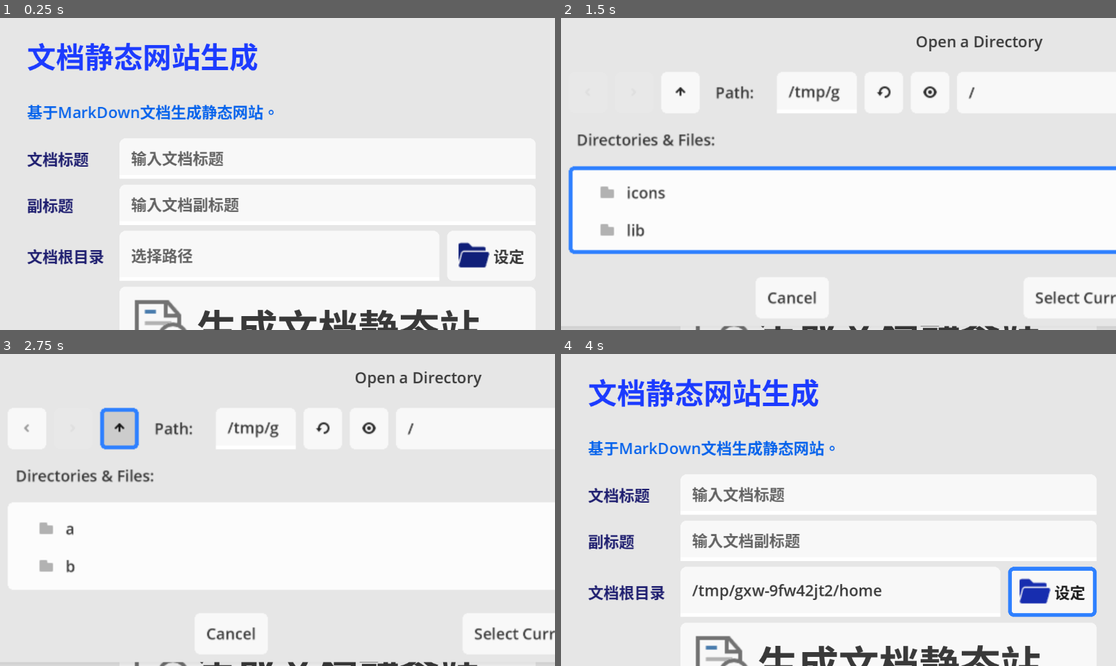
Above: before the commit, frames 1-4 (two rows, left to right).
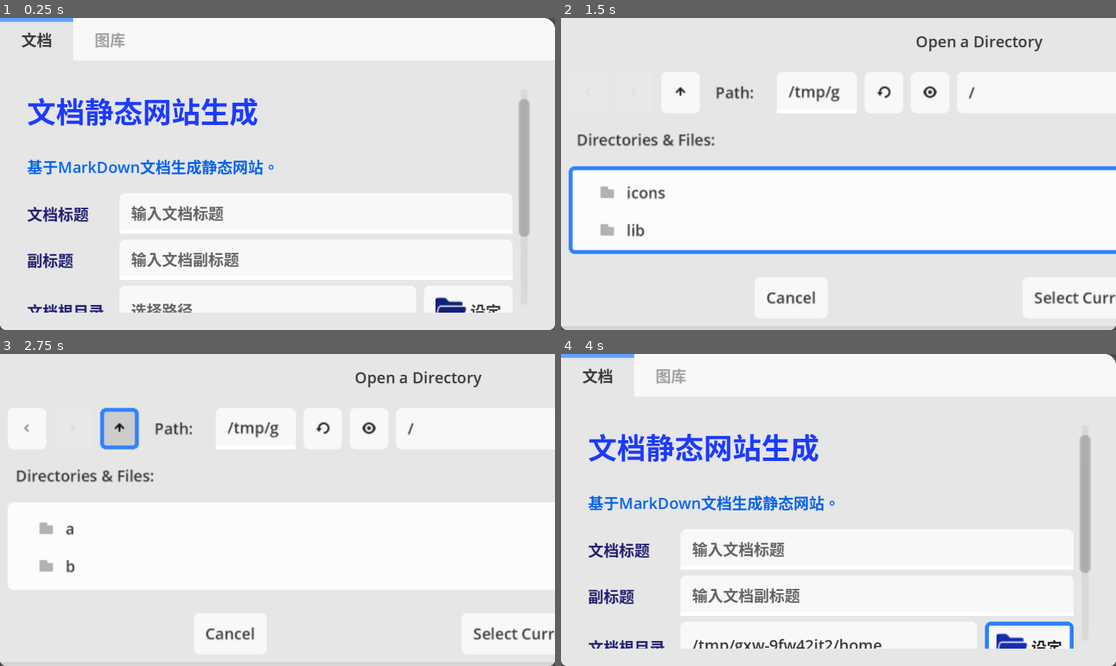
Above: after the commit, the same moments.

Repository: xun69/Godot-static-website-generator
Game: Godot game, scene res://main.tscn
The game is run twice, just before and just after one commit, with the same random seed, the same clock (stepped at 60 frames per second) and the same inputs.
Inputs (mouse positions are in pixels of both pictures, inside the frame that each line leads up to):
- Up to frame 1 (0.25 s): no input
- Up to frame 2 (1.5 s): click "设定" at 0.5 s; click (888, 326) at 1.25 s, where only the run before the commit has a clickable "生成文档静态站"
- Up to frame 3 (2.75 s): click (122, 428) at 2 s
- Up to frame 4 (4 s): click (683, 428) at 2.75 s; click "Select Current Folder" at 3.5 s

The runs differ from the first frame. In frame 1, 15% of the frame differs, in the area x 0-100%, y 0-100%; in frame 2, 0.9%; in frame 3, 0.9%; in frame 4, 16%.

Commit message:
添加ScrollContainer
为选项卡下的内容添加滚动

Diff:
--- a/main.tscn
+++ b/main.tscn
@@ -1520,69 +1520,74 @@
 [node name="文档" type="PanelContainer" parent="Tab"]
 layout_mode = 2
 
-[node name="VBox" type="VBoxContainer" parent="Tab/文档"]
-layout_mode = 2
-
-[node name="Label" type="Label" parent="Tab/文档/VBox"]
+[node name="Scroll" type="ScrollContainer" parent="Tab/文档"]
+layout_mode = 2
+
+[node name="VBox" type="VBoxContainer" parent="Tab/文档/Scroll"]
+layout_mode = 2
+size_flags_horizontal = 3
+size_flags_vertical = 3
+
+[node name="Label" type="Label" parent="Tab/文档/Scroll/VBox"]
 layout_mode = 2
 text = "文档静态网站生成"
 label_settings = SubResource("LabelSettings_hn3g0")
 
-[node name="Label2" type="Label" parent="Tab/文档/VBox"]
+[node name="Label2" type="Label" parent="Tab/文档/Scroll/VBox"]
 layout_mode = 2
 text = "基于MarkDown文档生成静态网站。"
 label_settings = SubResource("LabelSettings_d03v4")
 
-[node name="Grid" type="GridContainer" parent="Tab/文档/VBox"]
+[node name="Grid" type="GridContainer" parent="Tab/文档/Scroll/VBox"]
 layout_mode = 2
 columns = 2
 
-[node name="lab" type="Label" parent="Tab/文档/VBox/Grid"]
+[node name="lab" type="Label" parent="Tab/文档/Scroll/VBox/Grid"]
 layout_mode = 2
 text = "文档标题"
 label_settings = SubResource("LabelSettings_3xlqv")
 
-[node name="docNameTxt" type="LineEdit" parent="Tab/文档/VBox/Grid"]
+[node name="docNameTxt" type="LineEdit" parent="Tab/文档/Scroll/VBox/Grid"]
 unique_name_in_owner = true
 layout_mode = 2
 size_flags_horizontal = 3
 placeholder_text = "输入文档标题"
 
-[node name="lab2" type="Label" parent="Tab/文档/VBox/Grid"]
+[node name="lab2" type="Label" parent="Tab/文档/Scroll/VBox/Grid"]
 layout_mode = 2
 text = "副标题"
 label_settings = SubResource("LabelSettings_3xlqv")
 
-[node name="subTitleTxt" type="LineEdit" parent="Tab/文档/VBox/Grid"]
+[node name="subTitleTxt" type="LineEdit" parent="Tab/文档/Scroll/VBox/Grid"]
 unique_name_in_owner = true
 layout_mode = 2
 size_flags_horizontal = 3
 placeholder_text = "输入文档副标题"
 
-[node name="lab3" type="Label" parent="Tab/文档/VBox/Grid"]
+[node name="lab3" type="Label" parent="Tab/文档/Scroll/VBox/Grid"]
 layout_mode = 2
 text = "文档根目录"
 label_settings = SubResource("LabelSettings_3xlqv")
 
-[node name="HBox" type="HBoxContainer" parent="Tab/文档/VBox/Grid"]
+[node name="HBox" type="HBoxContainer" parent="Tab/文档/Scroll/VBox/Grid"]
 layout_mode = 2
 size_flags_horizontal = 3
 
-[node name="rootDirTxt" type="LineEdit" parent="Tab/文档/VBox/Grid/HBox"]
+[node name="rootDirTxt" type="LineEdit" parent="Tab/文档/Scroll/VBox/Grid/HBox"]
 unique_name_in_owner = true
 layout_mode = 2
 size_flags_horizontal = 3
 placeholder_text = "选择路径"
 
-[node name="setDirBtn" type="Button" parent="Tab/文档/VBox/Grid/HBox"]
+[node name="setDirBtn" type="Button" parent="Tab/文档/Scroll/VBox/Grid/HBox"]
 layout_mode = 2
 text = "设定"
 icon = ExtResource("2_3yg2x")
 
-[node name="Label" type="Control" parent="Tab/文档/VBox/Grid"]
-layout_mode = 2
-
-[node name="createDocBtn" type="Button" parent="Tab/文档/VBox/Grid"]
+[node name="Label" type="Control" parent="Tab/文档/Scroll/VBox/Grid"]
+layout_mode = 2
+
+[node name="createDocBtn" type="Button" parent="Tab/文档/Scroll/VBox/Grid"]
 layout_mode = 2
 theme_override_font_sizes/font_size = 42
 text = "生成文档静态站"
@@ -1593,89 +1598,94 @@
 visible = false
 layout_mode = 2
 
-[node name="VBox" type="VBoxContainer" parent="Tab/图库"]
-layout_mode = 2
-
-[node name="Label" type="Label" parent="Tab/图库/VBox"]
+[node name="Scroll" type="ScrollContainer" parent="Tab/图库"]
+layout_mode = 2
+
+[node name="VBox" type="VBoxContainer" parent="Tab/图库/Scroll"]
+layout_mode = 2
+size_flags_horizontal = 3
+size_flags_vertical = 3
+
+[node name="Label" type="Label" parent="Tab/图库/Scroll/VBox"]
 layout_mode = 2
 text = "图片库静态网站生成"
 label_settings = SubResource("LabelSettings_hn3g0")
 
-[node name="Label2" type="Label" parent="Tab/图库/VBox"]
+[node name="Label2" type="Label" parent="Tab/图库/Scroll/VBox"]
 layout_mode = 2
 text = "基于本地图片文件夹生成静态图片库网站"
 label_settings = SubResource("LabelSettings_d03v4")
 
-[node name="Grid" type="GridContainer" parent="Tab/图库/VBox"]
+[node name="Grid" type="GridContainer" parent="Tab/图库/Scroll/VBox"]
 layout_mode = 2
 columns = 2
 
-[node name="lab" type="Label" parent="Tab/图库/VBox/Grid"]
+[node name="lab" type="Label" parent="Tab/图库/Scroll/VBox/Grid"]
 layout_mode = 2
 text = "标题"
 label_settings = SubResource("LabelSettings_3xlqv")
 
-[node name="albumNameTxt" type="LineEdit" parent="Tab/图库/VBox/Grid"]
+[node name="albumNameTxt" type="LineEdit" parent="Tab/图库/Scroll/VBox/Grid"]
 unique_name_in_owner = true
 layout_mode = 2
 size_flags_horizontal = 3
 placeholder_text = "输入网站标题"
 
-[node name="lab3" type="Label" parent="Tab/图库/VBox/Grid"]
+[node name="lab3" type="Label" parent="Tab/图库/Scroll/VBox/Grid"]
 layout_mode = 2
 text = "图库根目录"
 label_settings = SubResource("LabelSettings_3xlqv")
 
-[node name="HBox" type="HBoxContainer" parent="Tab/图库/VBox/Grid"]
+[node name="HBox" type="HBoxContainer" parent="Tab/图库/Scroll/VBox/Grid"]
 layout_mode = 2
 size_flags_horizontal = 3
 
-[node name="alnumRootDirTxt" type="LineEdit" parent="Tab/图库/VBox/Grid/HBox"]
+[node name="alnumRootDirTxt" type="LineEdit" parent="Tab/图库/Scroll/VBox/Grid/HBox"]
 unique_name_in_owner = true
 layout_mode = 2
 size_flags_horizontal = 3
 placeholder_text = "选择路径"
 
-[node name="albumSetDirBtn" type="Button" parent="Tab/图库/VBox/Grid/HBox"]
+[node name="albumSetDirBtn" type="Button" parent="Tab/图库/Scroll/VBox/Grid/HBox"]
 layout_mode = 2
 text = "设定"
 icon = ExtResource("2_3yg2x")
 
-[node name="lab2" type="Label" parent="Tab/图库/VBox/Grid"]
+[node name="lab2" type="Label" parent="Tab/图库/Scroll/VBox/Grid"]
 layout_mode = 2
 text = "图片文件夹"
 label_settings = SubResource("LabelSettings_3xlqv")
 
-[node name="imgDirNameTxt" type="LineEdit" parent="Tab/图库/VBox/Grid"]
+[node name="imgDirNameTxt" type="LineEdit" parent="Tab/图库/Scroll/VBox/Grid"]
 unique_name_in_owner = true
 layout_mode = 2
 size_flags_horizontal = 3
 placeholder_text = "输入图片文件夹名称"
 
-[node name="lab4" type="Label" parent="Tab/图库/VBox/Grid"]
+[node name="lab4" type="Label" parent="Tab/图库/Scroll/VBox/Grid"]
 layout_mode = 2
 size_flags_vertical = 1
 text = "常用网址"
 label_settings = SubResource("LabelSettings_3xlqv")
 
-[node name="VBox" type="VBoxContainer" parent="Tab/图库/VBox/Grid"]
-layout_mode = 2
-
-[node name="linksTxt" type="TextEdit" parent="Tab/图库/VBox/Grid/VBox"]
+[node name="VBox" type="VBoxContainer" parent="Tab/图库/Scroll/VBox/Grid"]
+layout_mode = 2
+
+[node name="linksTxt" type="TextEdit" parent="Tab/图库/Scroll/VBox/Grid/VBox"]
 unique_name_in_owner = true
 custom_minimum_size = Vector2(0, 200)
 layout_mode = 2
 text = "百度,https://www.baidu.com"
 placeholder_text = "输入：网站名称，地址"
 
-[node name="Label" type="Label" parent="Tab/图库/VBox/Grid/VBox"]
+[node name="Label" type="Label" parent="Tab/图库/Scroll/VBox/Grid/VBox"]
 layout_mode = 2
 text = "请输入:   网站名称,网址  形式，可以多行，用于作为常用网址部分。"
 
-[node name="Label" type="Control" parent="Tab/图库/VBox/Grid"]
-layout_mode = 2
-
-[node name="createAlbumBtn" type="Button" parent="Tab/图库/VBox/Grid"]
+[node name="Label" type="Control" parent="Tab/图库/Scroll/VBox/Grid"]
+layout_mode = 2
+
+[node name="createAlbumBtn" type="Button" parent="Tab/图库/Scroll/VBox/Grid"]
 layout_mode = 2
 theme_override_font_sizes/font_size = 42
 text = "生成图库静态站"
@@ -1691,7 +1701,7 @@
 file_mode = 2
 access = 2
 
-[connection signal="pressed" from="Tab/文档/VBox/Grid/HBox/setDirBtn" to="." method="_on_set_dir_btn_pressed"]
-[connection signal="pressed" from="Tab/文档/VBox/Grid/createDocBtn" to="." method="_on_create_doc_btn_pressed"]
-[connection signal="pressed" from="Tab/图库/VBox/Grid/HBox/albumSetDirBtn" to="." method="_on_album_set_dir_btn_pressed"]
-[connection signal="pressed" from="Tab/图库/VBox/Grid/createAlbumBtn" to="." method="_on_create_album_btn_pressed"]
+[connection signal="pressed" from="Tab/文档/Scroll/VBox/Grid/HBox/setDirBtn" to="." method="_on_set_dir_btn_pressed"]
+[connection signal="pressed" from="Tab/文档/Scroll/VBox/Grid/createDocBtn" to="." method="_on_create_doc_btn_pressed"]
+[connection signal="pressed" from="Tab/图库/Scroll/VBox/Grid/HBox/albumSetDirBtn" to="." method="_on_album_set_dir_btn_pressed"]
+[connection signal="pressed" from="Tab/图库/Scroll/VBox/Grid/createAlbumBtn" to="." method="_on_create_album_btn_pressed"]
